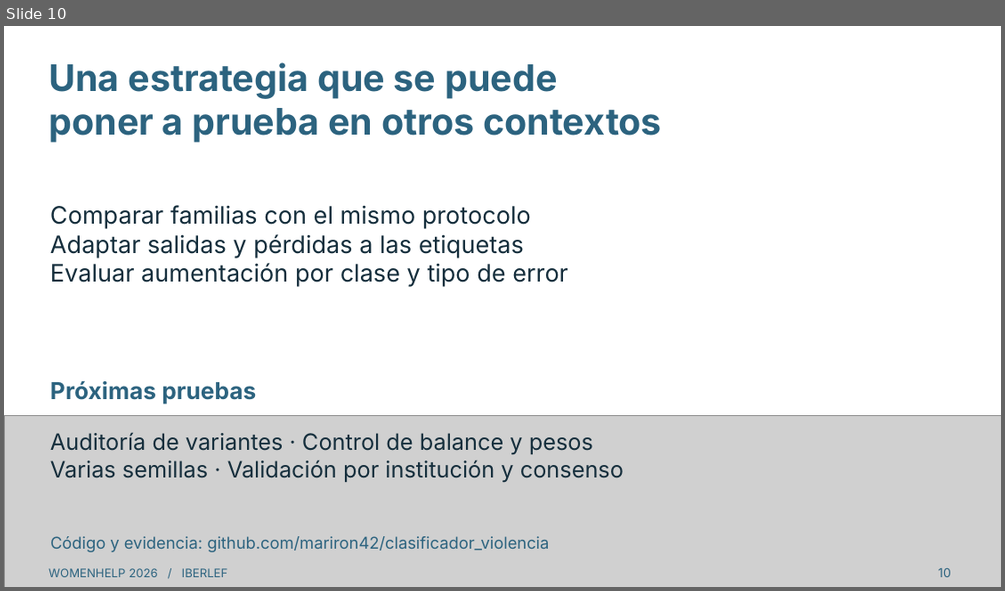
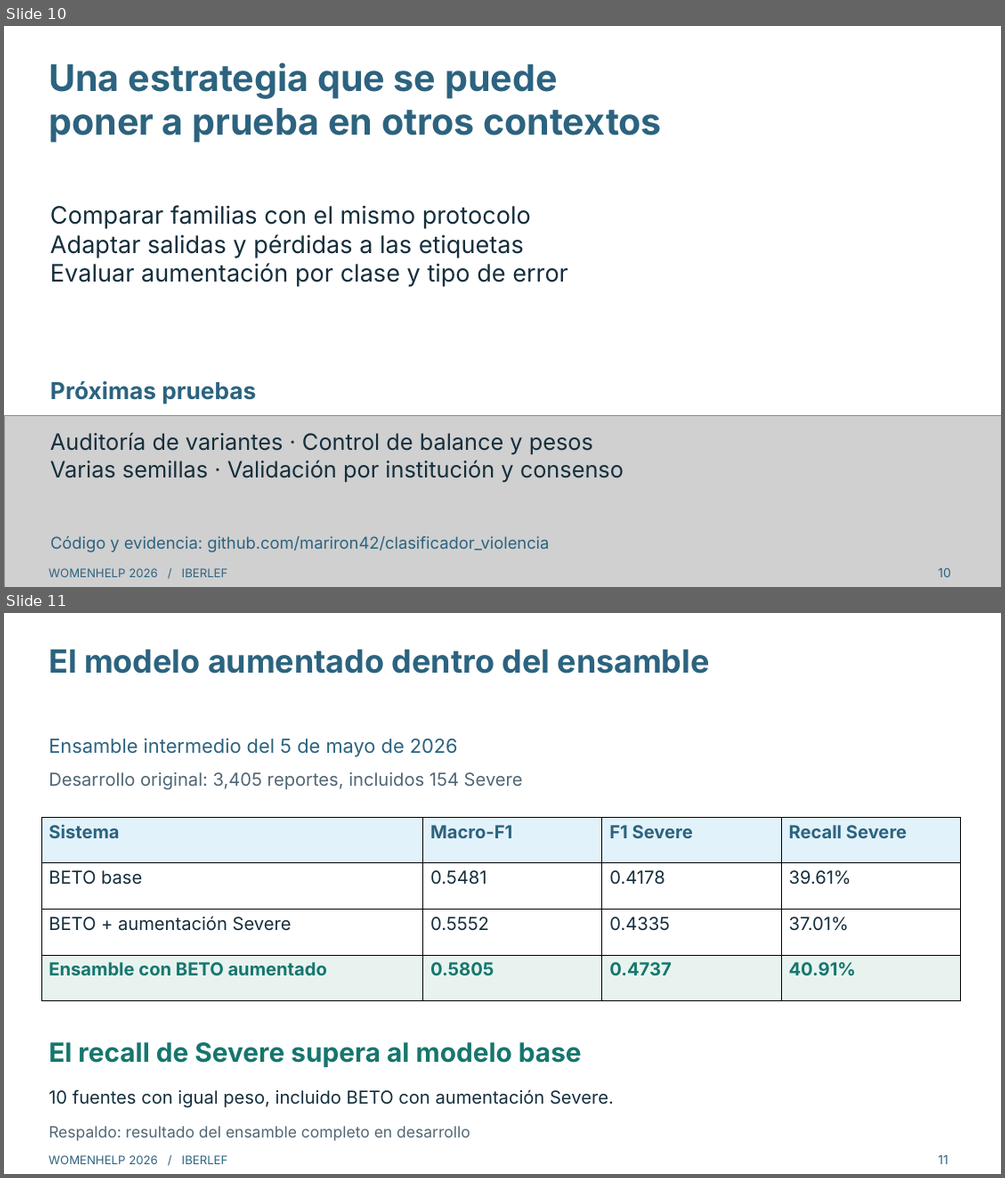
Before and after one commit to mariron42/clasificador_violencia, a slide deck: presentation/WomenHelp_charla_es.pptx. Shown one above the other, each under a label of ours: slide 10 before the commit, slides 10 and 11 after it. The pictures are 1005x591 and 1005x1178 pixels, drawn with LibreOffice and Linux fonts; fonts in the diff are those of the drawing; grey boxes stand for pictures. Boxes give left, top, right and bottom in pixels: in the first picture for what was removed or moved away, otherwise in the second. Text is boxed around its words. In the diff, an @@ line names an element or a change of style, - is before the commit and + after.

```diff
--- a/presentation/WomenHelp_charla_es.pptx
+++ b/presentation/WomenHelp_charla_es.pptx
@@ slide 11 added at [4, 613, 1001, 1174], background #FFFFFF @@
@@ text added at [48, 649, 710, 674], 30.8 pt, text #2C637F, bold @@
+El modelo aumentado dentro del ensamble
@@ text added at [48, 738, 458, 757], 18.8 pt, text #2C637F @@
+Ensamble intermedio del 5 de mayo de 2026
@@ text added at [48, 772, 523, 789], 17.2 pt, text #506674 @@
+Desarrollo original: 3,405 reportes, incluidos 154 Severe
@@ table added at [41, 817, 961, 1001], 4 rows, 4 columns @@
+Sistema | Macro-F1 | F1 Severe | Recall Severe
+BETO base | 0.5481 | 0.4178 | 39.61%
+BETO + aumentación Severe | 0.5552 | 0.4335 | 37.01%
+Ensamble con BETO aumentado | 0.5805 | 0.4737 | 40.91%
@@ text added at [48, 1042, 582, 1067], 25.5 pt, text #16766E, bold @@
+El recall de Severe supera al modelo base
@@ text added at [48, 1089, 614, 1108], 17.2 pt, text #152E3C @@
+10 fuentes con igual peso, incluido BETO con aumentación Severe.
@@ text added at [48, 1126, 470, 1141], 15 pt, text #506674 @@
+Respaldo: resultado del ensamble completo en desarrollo
@@ text added at [48, 1155, 228, 1164], 11.2 pt, text #2C637F @@
+WOMENHELP 2026 / IBERLEF
@@ text added at [938, 1155, 947, 1164], 12 pt, text #2C637F @@
+11
```
Also in this commit, not shown: 10 other files.
